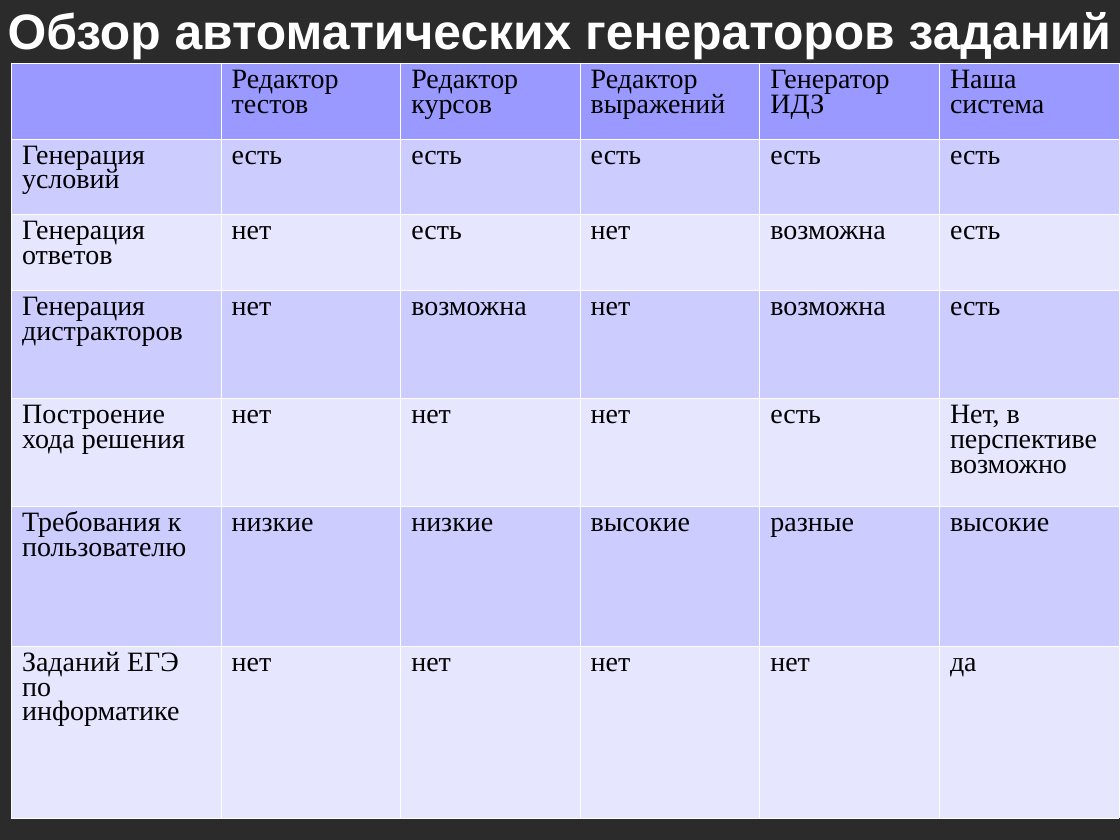
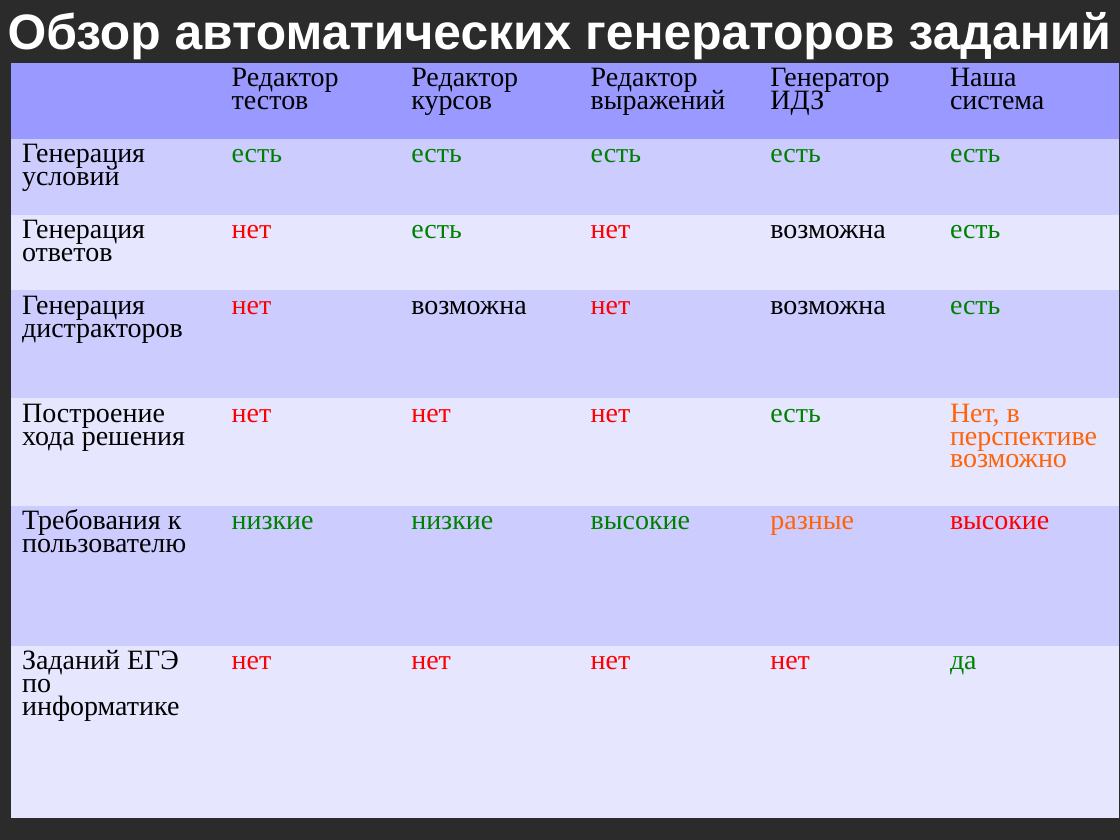
Before and after one commit to kevroletin/Coursework, a slide deck: slide 5 of 236_Кевролетин_презентация.ppt (slide 6 before the commit). Drawn at 1120x840 pixels with LibreOffice and Linux fonts; fonts in the diff are those of the drawing; background and template pictures are left out; a plain dark background stands for a picture behind light text. Boxes give left, top, right and bottom in pixels: in the first picture for what was removed or moved away, otherwise in the second. Text is boxed around its words. In the diff, an @@ line names an element or a change of style, - is before the commit and + after.

```diff
--- a/236_Кевролетин_презентация.ppt
+++ b/236_Кевролетин_презентация.ppt
@@ table at (11,63,1118,818) @@
@@ text colour #000000 to #008000 in "есть", "есть", "есть", "есть" and 9 more places @@
@@ text colour #000000 to #FF0000 in "нет", "нет", "нет", "нет" and 8 more places @@
@@ text colour #000000 to #FF6309 in "Нет, в перспективе возможно", "разные" @@
@@ line spacing 0.8 to 0.74 @@
@@ borders changed @@
```
Also in this commit, not shown: 9 other slides changed, 3 slides removed, 3 other files.
